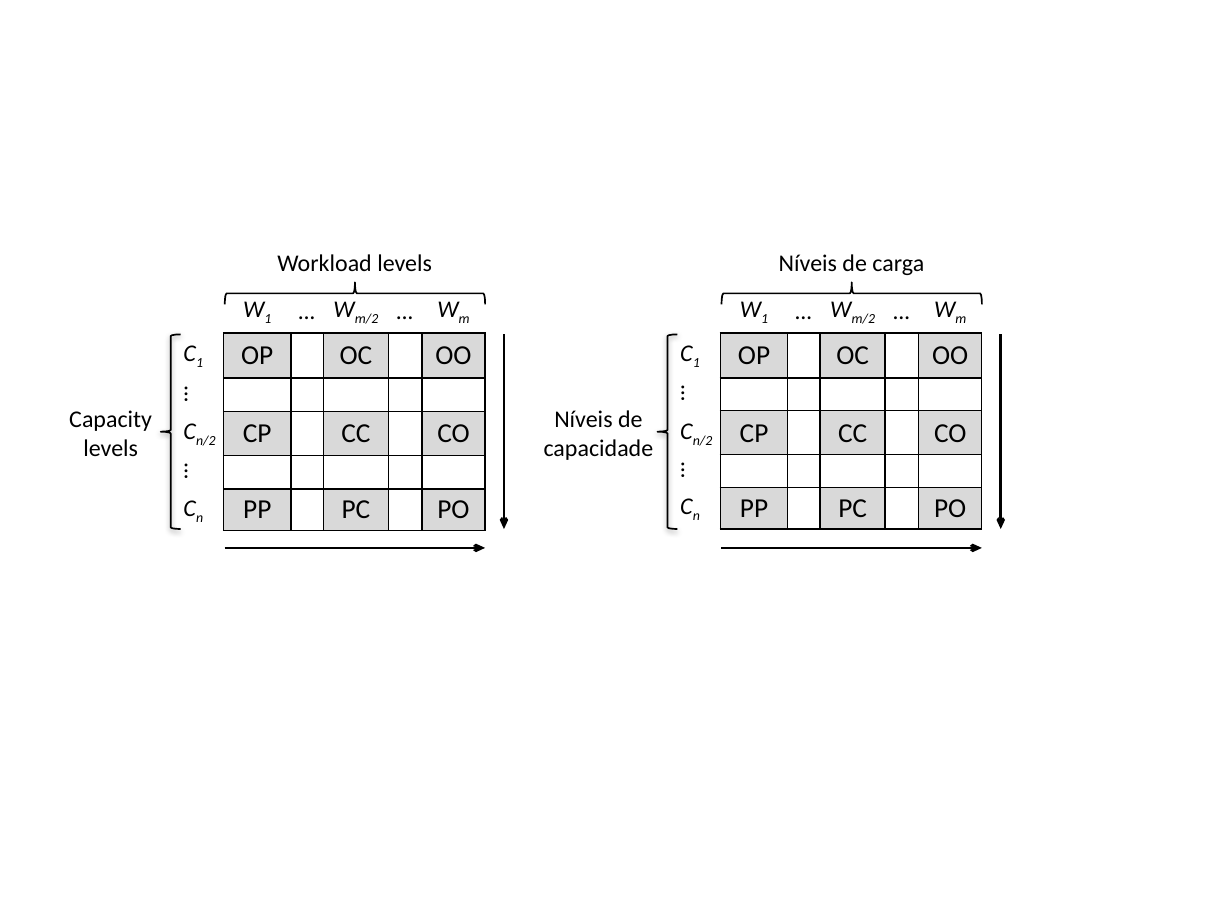
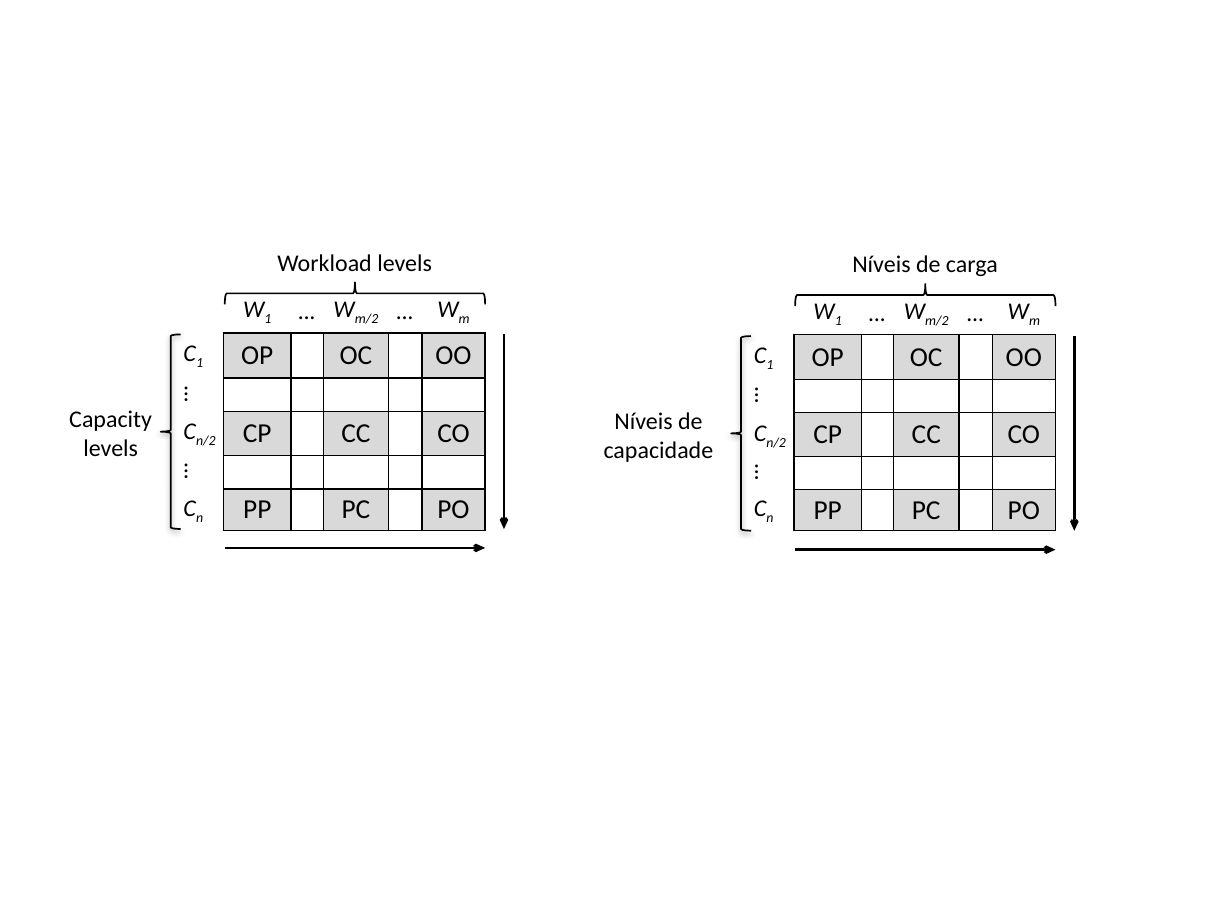
Before and after one commit to marcelocg/Dissertacao, a slide deck: slide 1 of Diagramas/cloud-capacitor-figuras.pptx. Drawn at 1232x924 pixels with LibreOffice and Linux fonts; fonts in the diff are those of the drawing. Boxes give left, top, right and bottom in pixels: in the first picture for what was removed or moved away, otherwise in the second. Text is boxed around its words. In the diff, an @@ line names an element or a change of style, - is before the commit and + after.

Commit message:
Ilustracoes em Portugues

```diff
--- a/Diagramas/cloud-capacitor-figuras.pptx
+++ b/Diagramas/cloud-capacitor-figuras.pptx
@@ 2 left braces, 2 arrows, 1 text, 1 table: place and size @@
-2 left braces, 2 arrows, 1 text, 1 table at <box>658,254,1000,548</box>
+2 left braces, 2 arrows, 1 text, 1 table at <box>731,255,1074,549</box>
@@ text "Níveis de capacidade": place and size @@
-text "Níveis de capacidade" at <box>544,410,654,460</box>
+text "Níveis de capacidade" at <box>604,412,714,462</box>
```
